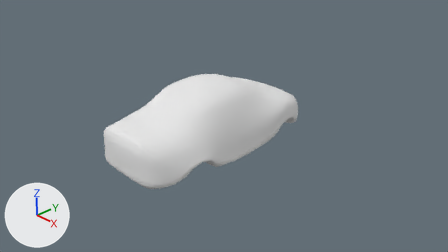
The Blender file City/car.blend as it was, and as the next commit left it.
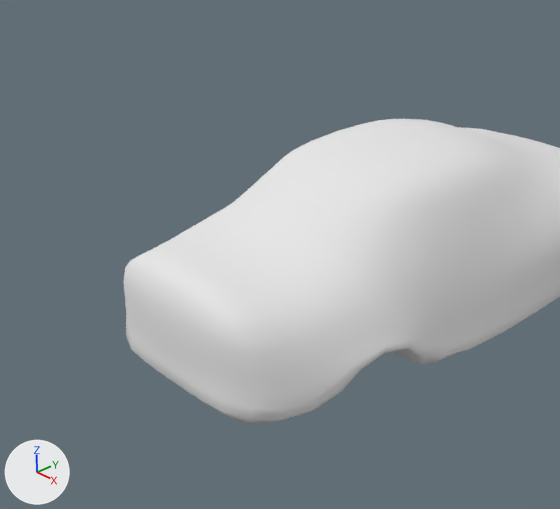
The first picture shows the older version from the file's camera 'Camera'. The close-ups show both versions on the part from 13% to 60% of the width and 12% to 88% of the height of that picture. Arrows for +X, +Y and +Z are at lower left; the lights stay in place.
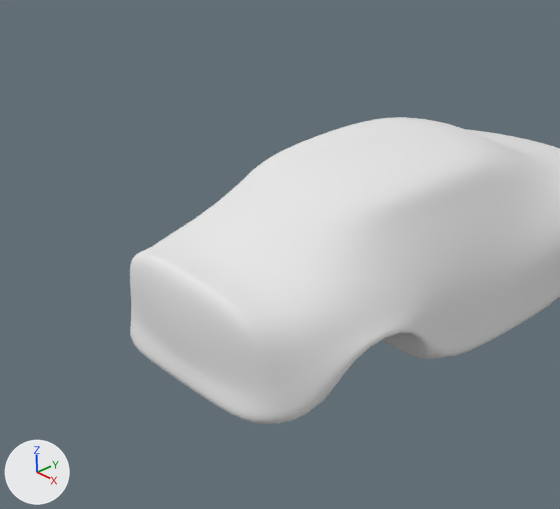
What changed in the scene script:
```text
Change me_cube:
    used by ob_cube; location = (0.0, 0.0, 0.0)
    remove me_cube.from_pydata(...)  # 126 vertices, 108 faces; spans x -1.3..0.0, y -2.41..2.43, z 0.06..1.56
    add me_cube.from_pydata(...)  # 126 vertices, 108 faces; spans x -1.23..-0.01, y -2.33..2.43, z 0.06..1.56
    me_cube part 1: 92 of 126 vertices moved; they spanned x -1.3..0.0, y -2.41..2.4, z 0.06..1.52 and now span x -1.23..-0.01, y -2.33..2.37, z 0.06..1.52; mean shift (0.0, -0.04, 0.02); largest move (-1.15, -0.6, 0.48) -> (-1.15, -0.57, 0.73)
Change ob_cube:
    where _m = ob_cube.modifiers.new('Subsurf', 'SUBSURF')
    remove _m.render_levels = 1
    add _m.levels = 2
```

What differs and where, as boxes (x1, y1, x2, y2) in the close-ups (560 x 509 px):
'Cube', reshaped, modifiers changed
    before: (124, 119, 560, 424)
    after: (130, 117, 560, 424)
